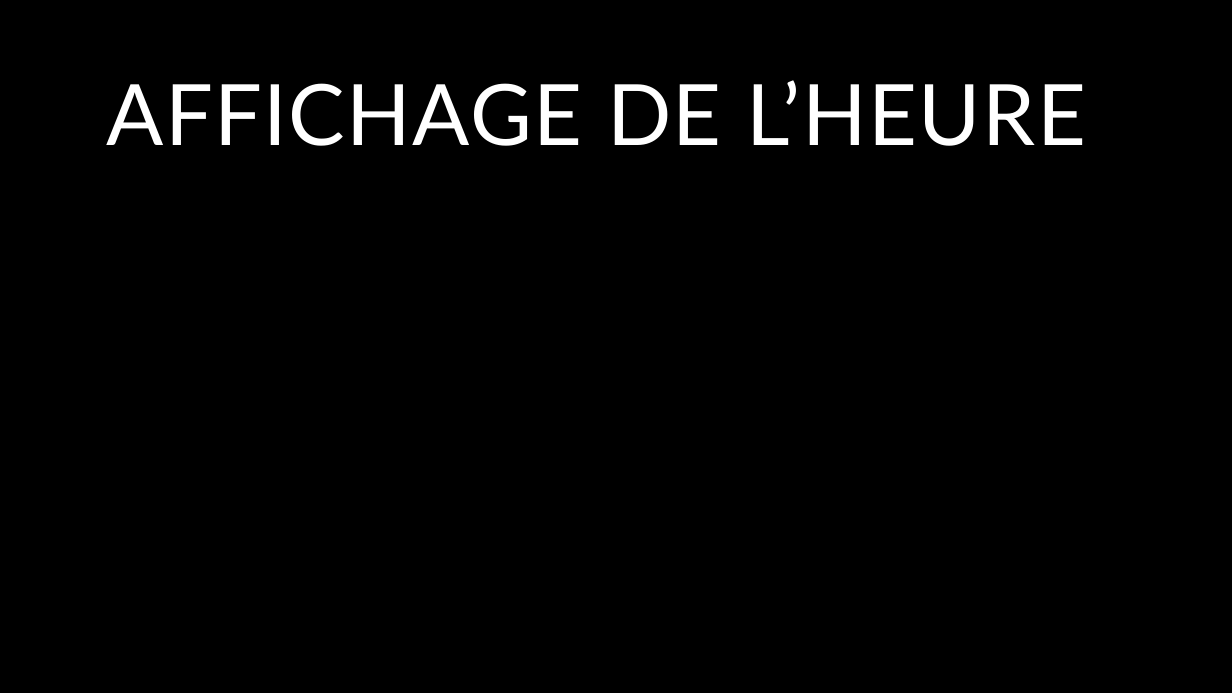
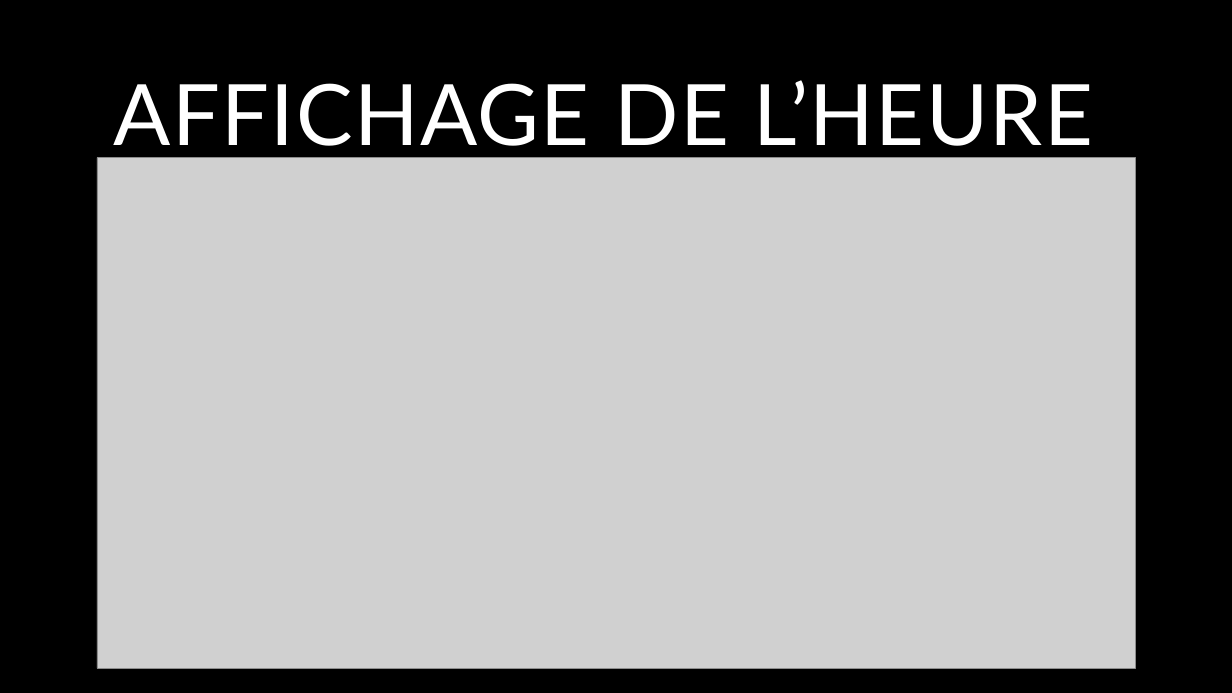
Before and after one commit to zozoladeb/elec, a slide deck: slide 7 of Présentation électronique.pptx. Drawn at 1232x693 pixels with LibreOffice and Linux fonts; fonts in the diff are those of the drawing; grey boxes stand for pictures. Boxes give left, top, right and bottom in pixels: in the first picture for what was removed or moved away, otherwise in the second. Text is boxed around its words. In the diff, an @@ line names an element or a change of style, - is before the commit and + after.

```diff
--- a/Présentation électronique.pptx
+++ b/Présentation électronique.pptx
@@ title "AFFICHAGE DE L’HEURE" at box(114, 80, 1094, 161): alignment left to centre @@
@@ picture added at box(97, 158, 1136, 669) @@
```
Also in this commit, not shown: 6 other slides changed, 1 other file.
